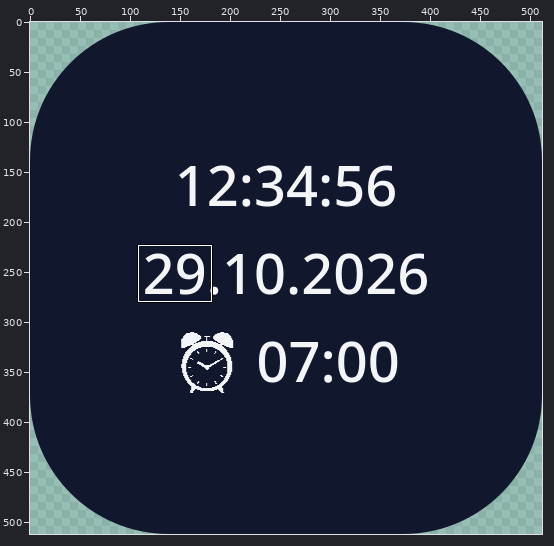
Edited in one commit: sprite sheet (SecondsClock/src/main/res/drawable/ic_launcher.png). Above: a wide view before the commit, with the close-up outlined.
Close-up. Old version:
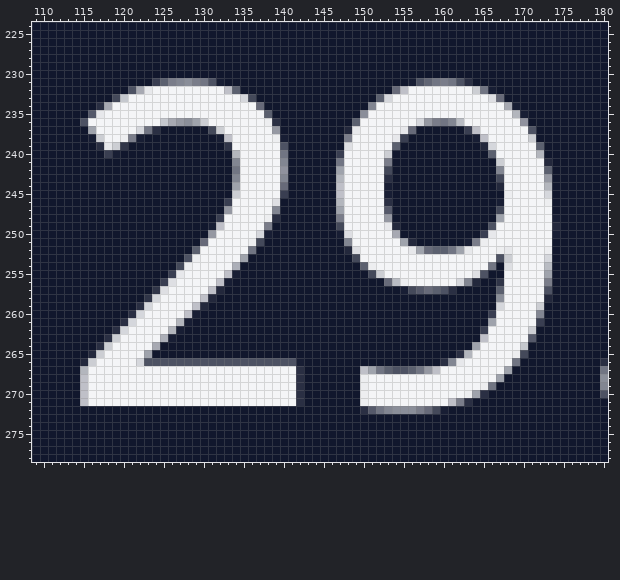
The file is 512x512 pixels. Pixels under 10% opacity are left out. Colours within 5 levels of each other are drawn and written as one. Shown: x 109..180, y 224..278. The commit also changed other parts of the picture, which this record leaves out.
After:
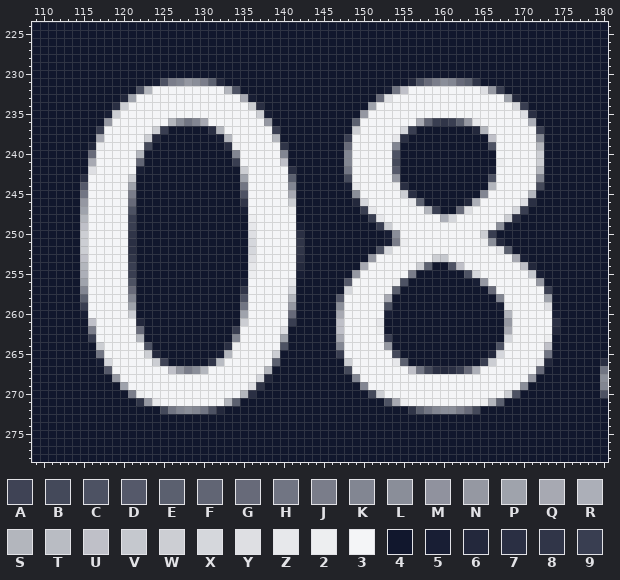
Palette (. is transparent): A #3f4355  B #44495a  C #4d5263  D #55596a  E #5b606f  F #616574  G #676a79  H #717583  J #7a7d8a  K #828692  L #8a8e99  M #90929e  N #9598a2  P #9fa3ac  Q #a7a9b2  R #acafb8  S #b3b6bd  T #b9bcc3  U #bfc0c8  V #c5c8ce  W #ccced3  X #d5d7dc  Y #dedfe3  Z #e7e8eb  2 #edeef0  3 #f4f5f7  4 #11172d  5 #181e34  6 #23283c  7 #2a2f43  8 #303548  9 #393e51
Edits made:
Changed rows in their new state; - is an unchanged pixel.
first column x 115:
231 ---------5C--NLJE6-----------------------6-GJLKGE8----------
232 ------4CS---------SC------------------5H---------3YN9-------
233 ----46P-------------Q5---------------GY------------33P6-----
234 --447W---------------W7-------------P----------------3X9----
235 -445W-----------------W5-----------N------------------3Y7---
236 444N------3SLHKQ-------N4-----------------QF989ENZ-----3R---
237 -49----33W9-----7S------9--------4W-----X9------46S-----39--
238 -4Q--333W6--------S-----S4-------9------7--------44U----3K--
239 -6233333B---------72-----8-------G-----K----------4C-----S--
240 -G33333S-----------K-----K------4K----3C-----------4-----W--
241 -Q33333F-----------9-----U------4K----3B------------2----W4-
242 -Y333335-----------4W----37-----4H----3D-----------53----S4-
243 733333W------------4P----3E-----4B----3N-----------C3----K4-
244 D33333P------------4H----3K-----45Z---327----------S3----B4-
245 H33333J------------4C----3Q-----44L---33W7--------K333--S44-
246 N33333G-----------448---33W-----446X--333ZE-----6R333--Y744-
247 P33333C-----------445---332-----4449Z-33333S9--GY3333-X9444-
248 S333339----------44442-3333-----44449Z3333333RX333333W744444
249 U333339---------44444Z-33335----444449W3333333333333L5444444
250 W333338---------44444Y333337----4444445L3333333333W944444444
251 W333337--------444444X333338-----444445J2333333333-L6444444-
252 W333337-------4444444X333338-----4444CX--33333333---ZE44444-
253 U333338------44444444Y333337------44N-------WV------33Q5444-
254 S333339-----44444444-Z333336-------Q3-----WE44CU---333-U644-
255 R333339----444444444-2333335------N333---J444444CX333---V54-
256 P33333C---444444444-533333Z------D333332C444444445N33----N4-
257 K33333G--444444444--833333X------X33333E4444444----G3-----9-
258 E33333K-444444444---C33333S-----D33333Q-------------K-----P-
259 933333P444444444----H33333N-----L33333C-------------52---3Y-
260 533333W44444444-----P33333G-----Q333335------------44S---335
261 -U333336444444------W333339-----U3333Z-------------44N---337
262 -J3333-G44444------933333Y------U33332------------444Q--3336
263 -9333--S4444-------K33333P------Q333339-----------444X--332-
264 --W3----C4--------7233333C------K33333N----------444C--333U-
265 -4H-----W6-------5S33333W-------9333333B-------44446X-3333H-
266 445X---33WA444448T333333E444-----W33333ZE----444449W--333Z6-
267 444D-------UNJLS-------S4444-----B3333333U-B7679GR---3333G--
268 4444N-----------------X64444------K3----------------3333N---
269 44444P---------------Y844444-------K--------------33333L----
270 444444J2------------S7444444-------4BW----------33333WC-----
271 44444448NZ--------SE44444444-------444CQ2-----33332SE-------
272 ----------BHKLKHC6-----------------4444448EHKLLJGB----------
